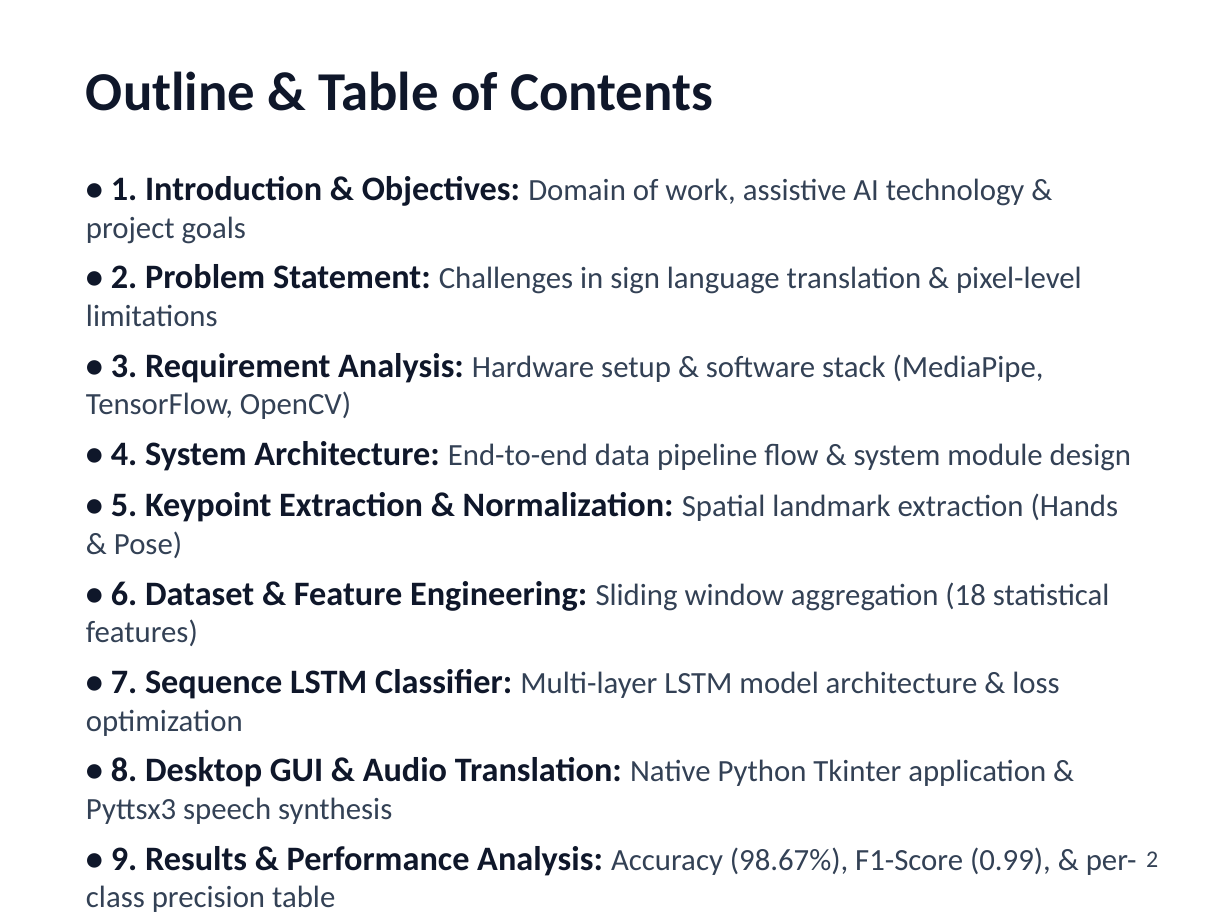
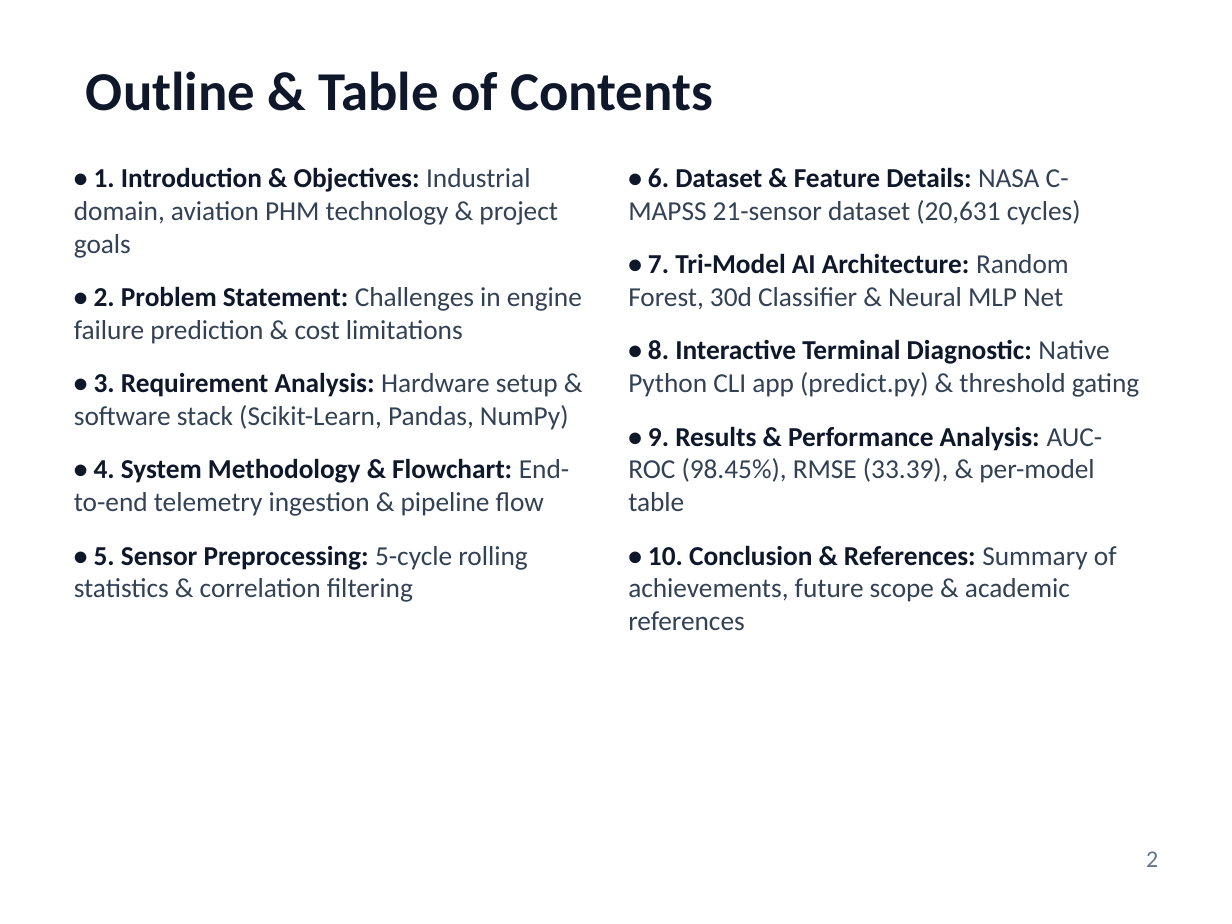
Before and after one commit to PiyushTiwari2051/Predictive-Master, a slide deck: slide 2 of Internship Presentation PPTs Template Final.pptx. Drawn at 1232x924 pixels with LibreOffice and Linux fonts; fonts in the diff are those of the drawing. Boxes give left, top, right and bottom in pixels: in the first picture for what was removed or moved away, otherwise in the second. Text is boxed around its words. In the diff, an @@ line names an element or a change of style, - is before the commit and + after.

```diff
--- a/Internship Presentation PPTs Template Final.pptx
+++ b/Internship Presentation PPTs Template Final.pptx
@@ text at (x1=74, y1=167, x2=582, y2=602): text changed; size 18 to 16 pt @@
-• 1. Introduction & Objectives: Domain of work, assistive AI technology & project goals
-• 2. Problem Statement: Challenges in sign language translation & pixel-level limitations
-• 3. Requirement Analysis: Hardware setup & software stack (MediaPipe, TensorFlow, OpenCV)
-• 4. System Architecture: End-to-end data pipeline flow & system module design
-• 5. Keypoint Extraction & Normalization: Spatial landmark extraction (Hands & Pose)
-• 6. Dataset & Feature Engineering: Sliding window aggregation (18 statistical features)
-• 7. Sequence LSTM Classifier: Multi-layer LSTM model architecture & loss optimization
-• 8. Desktop GUI & Audio Translation: Native Python Tkinter application & Pyttsx3 speech synthesis
-• 9. Results & Performance Analysis: Accuracy (98.67%), F1-Score (0.99), & per-class precision table
-• 10. Conclusion & References: Summary of achievements, future scope & academic references
+• 1. Introduction & Objectives: Industrial domain, aviation PHM technology & project goals
+• 2. Problem Statement: Challenges in engine failure prediction & cost limitations
+• 3. Requirement Analysis: Hardware setup & software stack (Scikit-Learn, Pandas, NumPy)
+• 4. System Methodology & Flowchart: End-to-end telemetry ingestion & pipeline flow
+• 5. Sensor Preprocessing: 5-cycle rolling statistics & correlation filtering
@@ text added at (x1=628, y1=167, x2=1140, y2=630), 16 pt, text #334155 @@
+• 6. Dataset & Feature Details: NASA C-MAPSS 21-sensor dataset (20,631 cycles)
+• 7. Tri-Model AI Architecture: Random Forest, 30d Classifier & Neural MLP Net
+• 8. Interactive Terminal Diagnostic: Native Python CLI app (predict.py) & threshold gating
+• 9. Results & Performance Analysis: AUC-ROC (98.45%), RMSE (33.39), & per-model table
+• 10. Conclusion & References: Summary of achievements, future scope & academic references
@@ text "2" at (x1=1146, y1=851, x2=1158, y2=867): text colour #334155 to #64748B @@
```
Also in this commit, not shown: 15 other slides changed, 1 slide added, 1 slide removed, 1 other file.
